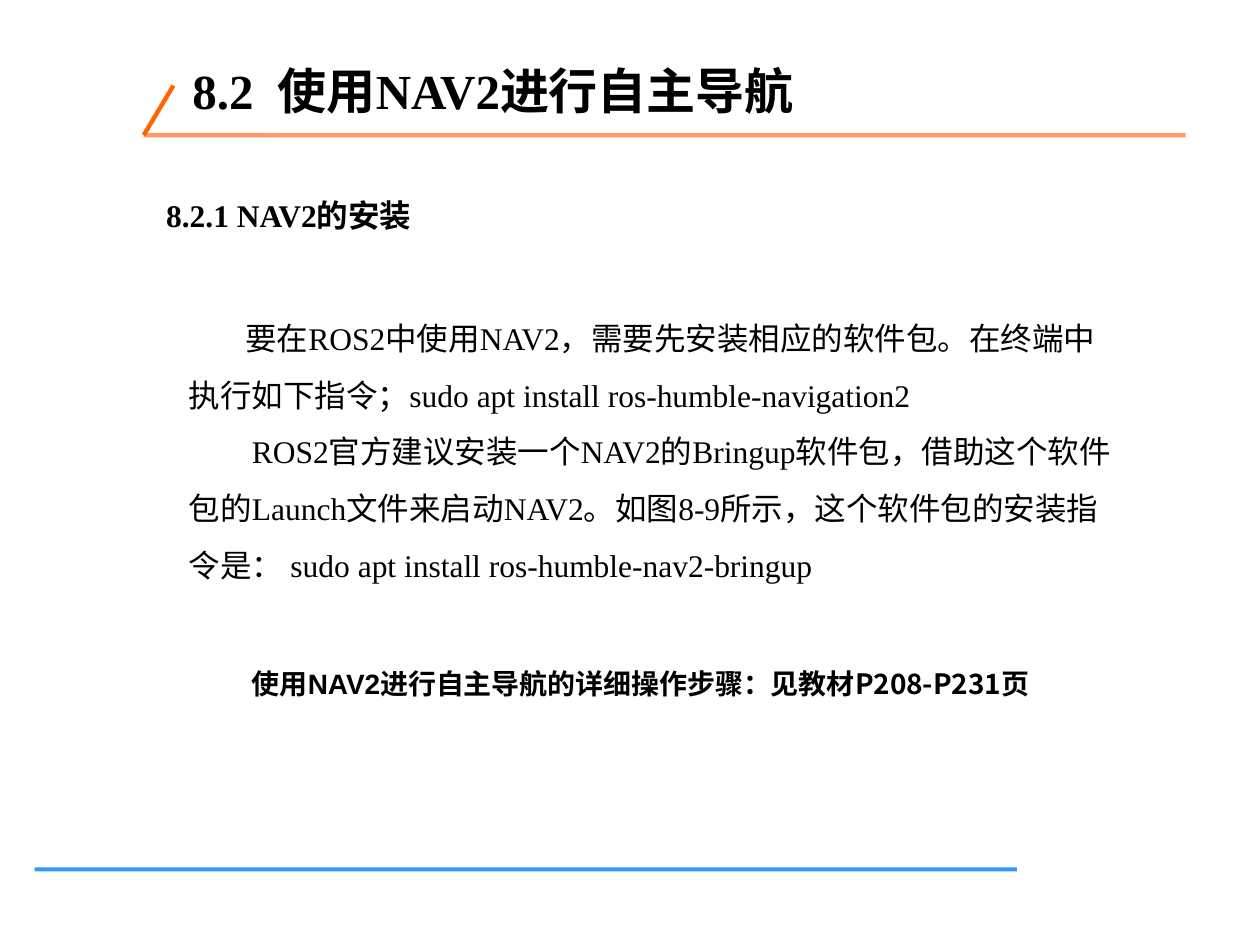
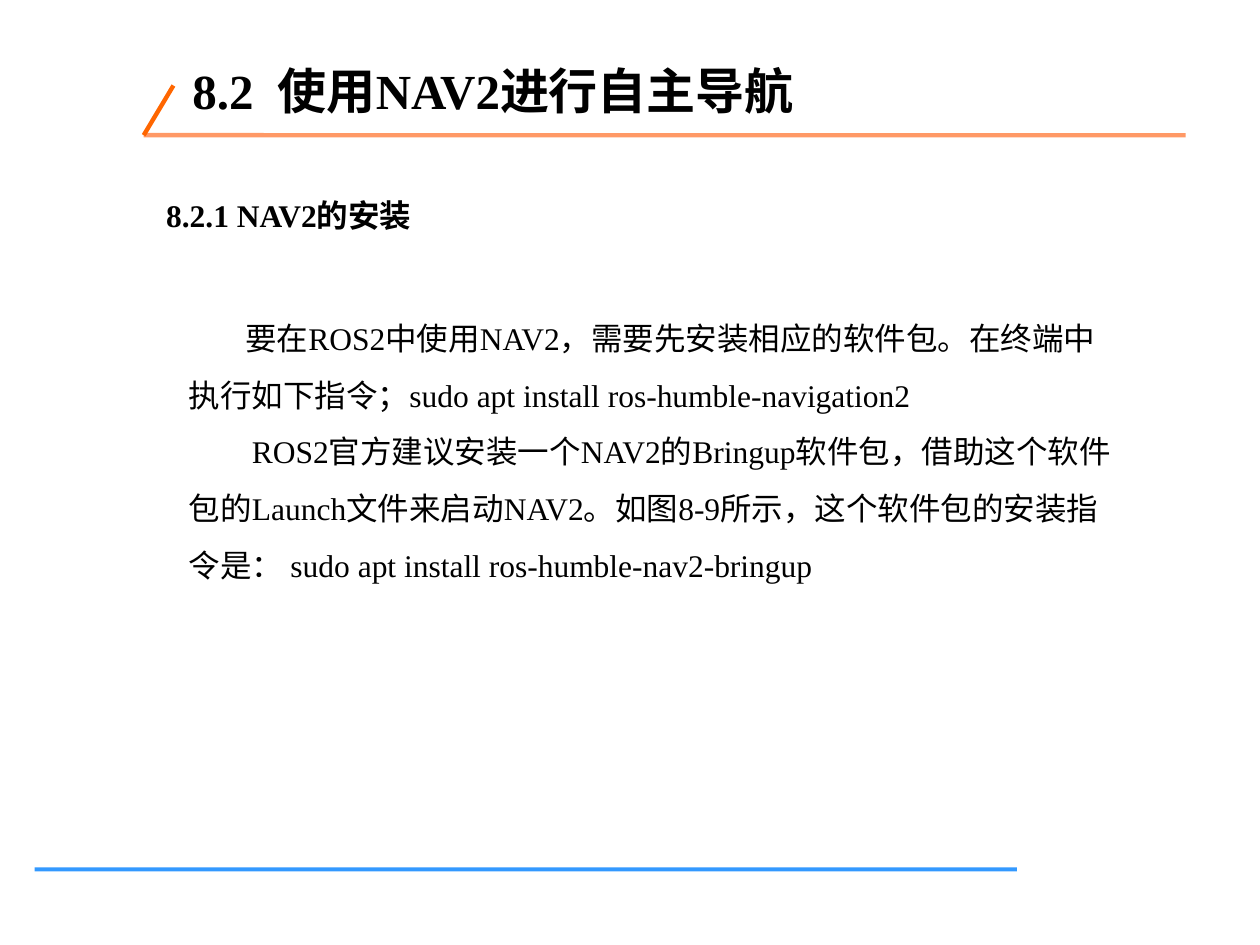
Before and after one commit to tcy1998/robotics-engineering-practice, a slide deck: slide 13 of downloads/week03-ros2-navigation-vision.pptx (slide 15 before the commit). Drawn at 1260x945 pixels with LibreOffice and Linux fonts; fonts in the diff are those of the drawing. Boxes give left, top, right and bottom in pixels: in the first picture for what was removed or moved away, otherwise in the second. Text is boxed around its words. In the diff, an @@ line names an element or a change of style, - is before the commit and + after.

```diff
--- a/downloads/week03-ros2-navigation-vision.pptx
+++ b/downloads/week03-ros2-navigation-vision.pptx
@@ text removed at (x1=252, y1=670, x2=1030, y2=697) @@
-使用NAV2进行自主导航的详细操作步骤：见教材P208-P231页
```
Also in this commit, not shown: 6 other slides changed, 8 slides removed, 1 other file.
